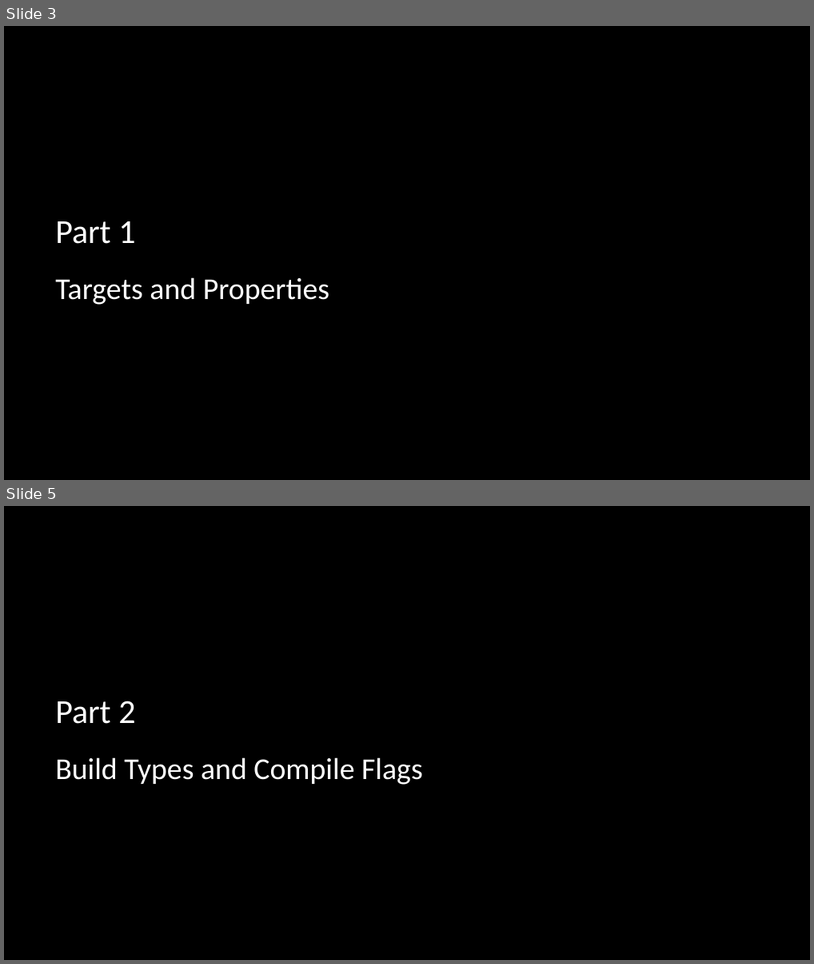
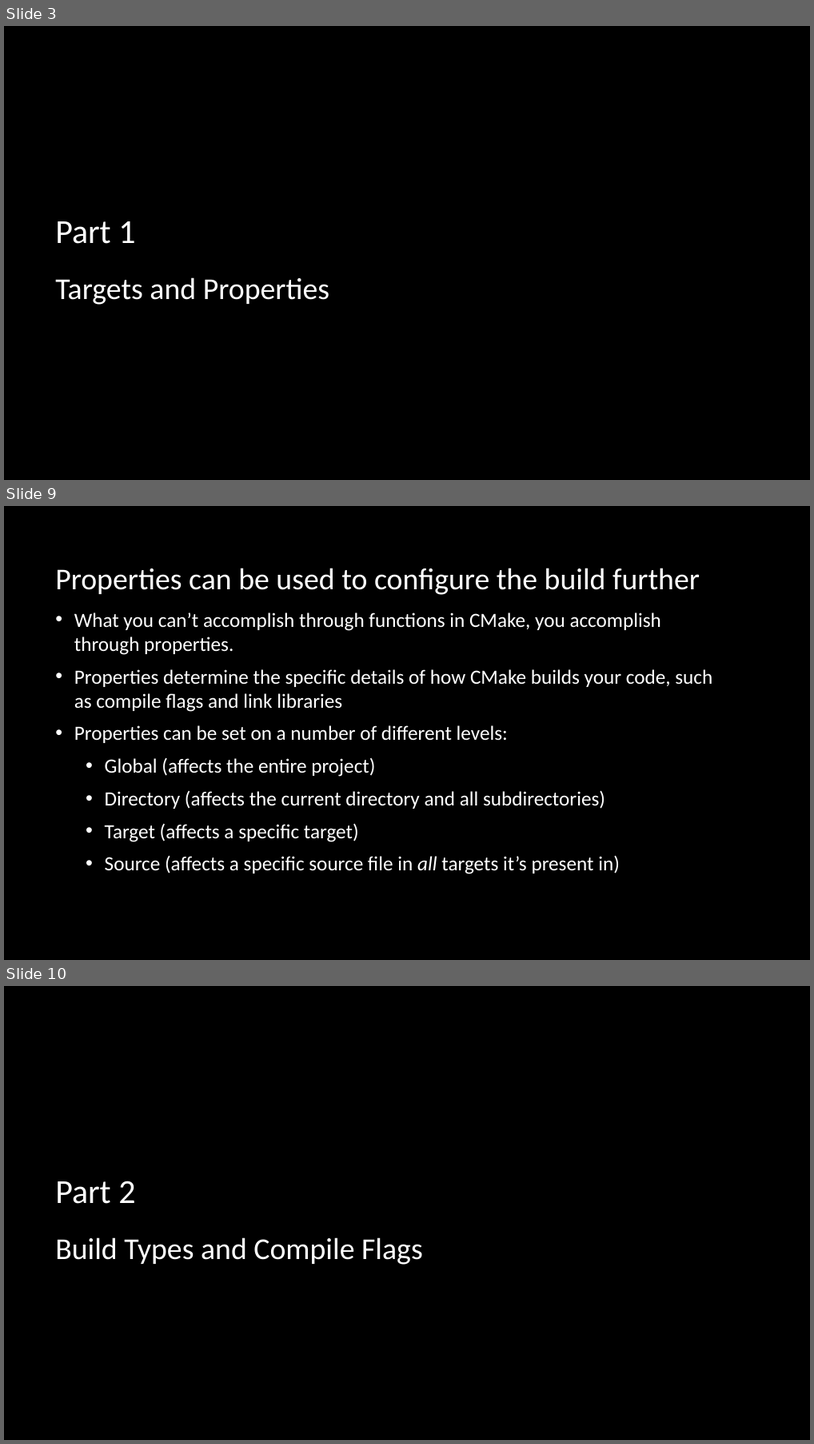
Before and after one commit to multiplemonomials/CMakeTraining, a slide deck: Session 2 - More Advanced CMake.pptx. Shown one above the other, each under a label of ours: slides 3 and 5 before the commit, slides 3, 9 and 10 after it; the slides between them are not shown. The pictures are 814x964 and 814x1444 pixels, drawn with LibreOffice and Linux fonts; fonts in the diff are those of the drawing; background and template pictures are left out. Boxes give left, top, right and bottom in pixels: in the first picture for what was removed or moved away, otherwise in the second. Text is boxed around its words. In the diff, an @@ line names an element or a change of style, - is before the commit and + after.

Commit message:
Start on targets section

```diff
--- a/Session 2 - More Advanced CMake.pptx
+++ b/Session 2 - More Advanced CMake.pptx
@@ slide 9 added at bbox=[4, 506, 810, 960], background picture (left out) @@
@@ title added at bbox=[55, 568, 700, 595], 36 pt, text #FFFFFF @@
+Properties can be used to configure the build further
@@ text added at bbox=[74, 612, 713, 874], 24 pt, text #FFFFFF @@
+• What you can’t accomplish through functions in CMake, you accomplish through properties.
+• Properties determine the specific details of how CMake builds your code, such as compile flags and link libraries
+• Properties can be set on a number of different levels:
+  • Global (affects the entire project)
+  • Directory (affects the current directory and all subdirectories)
+  • Target (affects a specific target)
+  • Source (affects a specific source file in all targets it’s present in)
@@ what was slide 5 is now slide 10 @@
```
Also in this commit, not shown: 5 slides changed, 4 other slides added.
